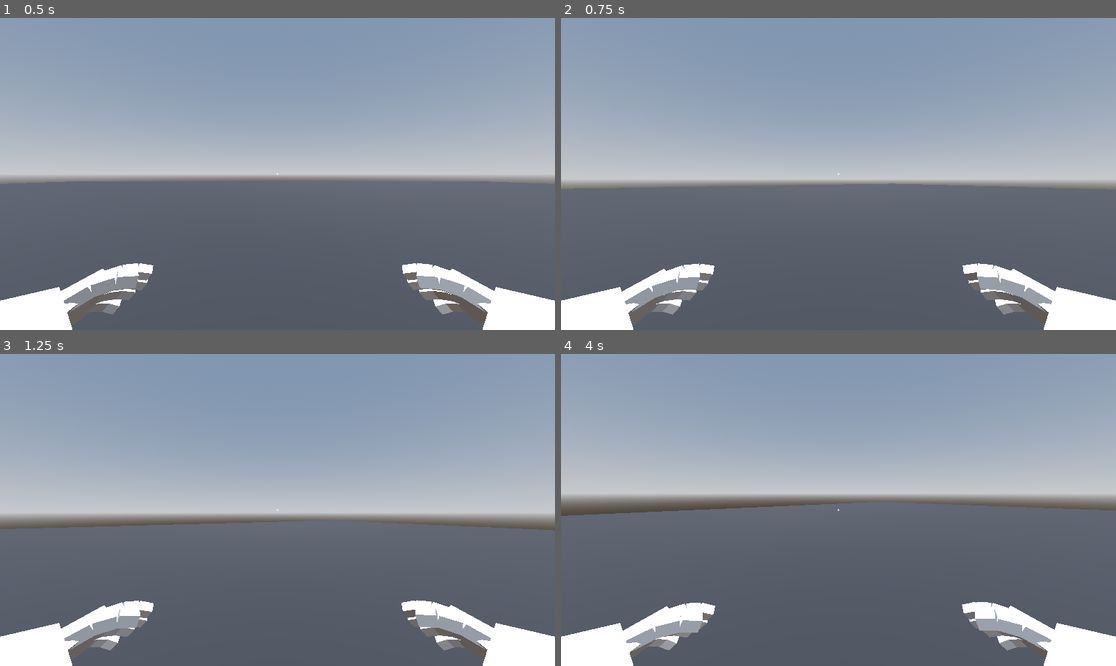
Above: before the commit, frames 1-4 (two rows, left to right).
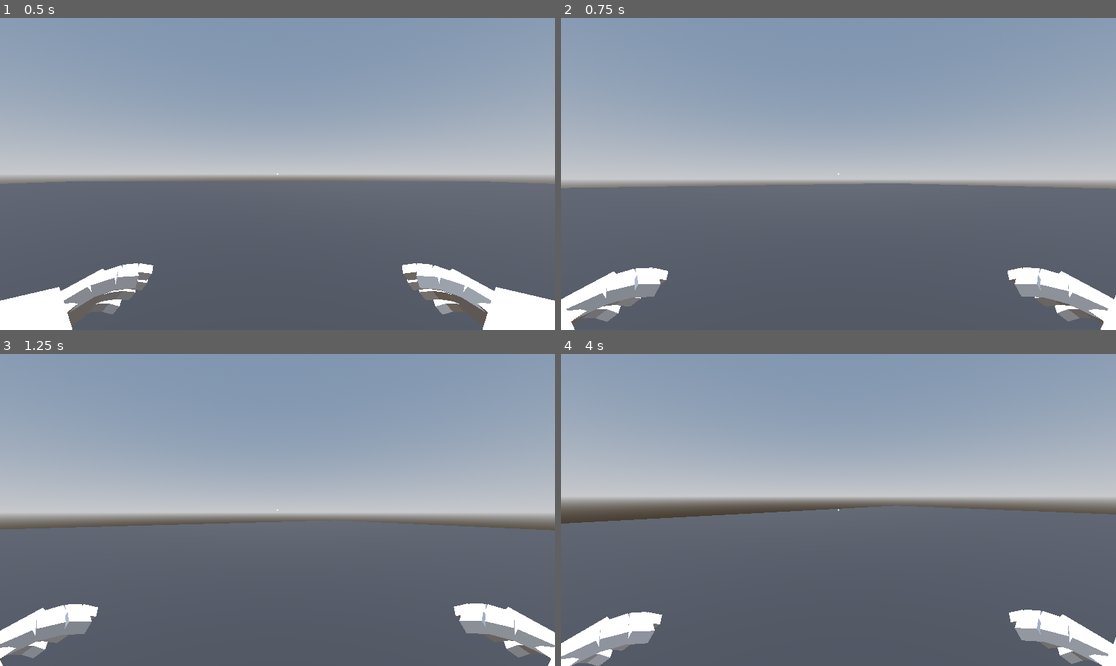
Above: after the commit, the same moments.

Repository: Agakitsune/ProjectSurgingBlood
Game: Godot game, scene res://assets/scenes/world.tscn
The game is run twice, just before and just after one commit, with the same random seed, the same clock (stepped at 60 frames per second) and the same inputs.
Inputs (mouse positions are in pixels of both pictures, inside the frame that each line leads up to):
- Up to frame 1 (0.5 s): no input
- Up to frame 2 (0.75 s): move the mouse to (866, 174) at 0.52 s; hold W (forward) from 0.53 s (still down); hold Ctrl (crouch) from 0.53 s (still down)
- Up to frame 3 (1.25 s): keep holding W (forward); keep holding Ctrl (crouch); tap Space (jump) at 0.77 s; tap Shift (sprint) at 0.8 s
- Up to frame 4 (4 s): keep holding W (forward); move the mouse to (810, 510) at 1.27 s; release Ctrl (crouch) at 1.28 s; tap Shift (sprint) at 1.35, 2.3 s; tap Space (jump) at 1.52, 3.02, 3.77 s; tap Ctrl (crouch) at 1.55, 3.05 s; move the mouse to (849, 503) at 2.02 s; hold Ctrl (crouch) 2.03-2.78 s; move the mouse to (832, 516) at 2.77 s; click (832, 516) at 2.85 s; move the mouse to (877, 513) at 3.52 s; hold Shift (sprint) from 3.53 s (still down)

Frame 1 is identical in both runs. In frame 2, 5.7% of the frame differs, in the area x 0-100%, y 53-100%; in frame 3, 6.6%; in frame 4, 8.5%, in the area x 0-100%, y 45-100%.

Commit message:
feature: Added Run Animation

Diff:
--- a/assets/scenes/player_arms.tscn
+++ b/assets/scenes/player_arms.tscn
@@ -1,12 +1,29 @@
-[gd_scene load_steps=3 format=3 uid="uid://d6yjfrebdp2r"]
+[gd_scene load_steps=7 format=3 uid="uid://d6yjfrebdp2r"]
 
 [ext_resource type="PackedScene" uid="uid://cx8y46y7hht73" path="res://assets/models/low_poly_arms.glb" id="1_2ifnq"]
 [ext_resource type="Script" path="res://assets/scripts/player_arms.gd" id="2_xkf2k"]
 
-[node name="PlayerArms" node_paths=PackedStringArray("animation_player") instance=ExtResource("1_2ifnq")]
+[sub_resource type="AnimationNodeAnimation" id="AnimationNodeAnimation_cnxbd"]
+animation = &"Idle"
+
+[sub_resource type="AnimationNodeAnimation" id="AnimationNodeAnimation_x1mml"]
+animation = &"Run"
+
+[sub_resource type="AnimationNodeBlend2" id="AnimationNodeBlend2_sokpo"]
+
+[sub_resource type="AnimationNodeBlendTree" id="AnimationNodeBlendTree_670lt"]
+graph_offset = Vector2(-810.151, 115.904)
+nodes/Idle/node = SubResource("AnimationNodeAnimation_cnxbd")
+nodes/Idle/position = Vector2(-420, 140)
+nodes/Run/node = SubResource("AnimationNodeAnimation_x1mml")
+nodes/Run/position = Vector2(-420, 280)
+nodes/RunBlend/node = SubResource("AnimationNodeBlend2_sokpo")
+nodes/RunBlend/position = Vector2(-240, 140)
+nodes/output/position = Vector2(-40, 140)
+node_connections = [&"RunBlend", 0, &"Idle", &"RunBlend", 1, &"Run", &"output", 0, &"RunBlend"]
+
+[node name="PlayerArms" instance=ExtResource("1_2ifnq")]
 script = ExtResource("2_xkf2k")
-default = &"Idle"
-animation_player = NodePath("AnimationPlayer")
 
 [node name="Skeleton3D" parent="Arms_Rig" index="0"]
 bones/1/rotation = Quaternion(-0.522416, -0.310617, -0.730009, 0.312547)
@@ -49,3 +66,8 @@
 bones/34/rotation = Quaternion(0.0050901, -0.298771, 0.498659, 0.813664)
 bones/35/rotation = Quaternion(-0.168713, -9.44867e-10, -4.22828e-08, 0.985665)
 bones/36/rotation = Quaternion(-0.168713, -6.44196e-08, 4.03727e-07, 0.985665)
+
+[node name="AnimationTree" type="AnimationTree" parent="." index="2"]
+tree_root = SubResource("AnimationNodeBlendTree_670lt")
+anim_player = NodePath("../AnimationPlayer")
+parameters/RunBlend/blend_amount = 0.0
--- a/assets/scripts/camera/first_person_camera.gd
+++ b/assets/scripts/camera/first_person_camera.gd
@@ -25,6 +25,9 @@
 
 var _c: int = 0
 var _k: float = 0.0
+
+@onready var player_arms: PlayerArms = $Camera3D/PlayerArms
+
 
 func _ready() -> void:
 	Input.mouse_mode = Input.MOUSE_MODE_CAPTURED
@@ -67,6 +70,14 @@
 	_tilt_input = 0.0
 
 
+func set_arms_parameter(anim: String, value: Variant):
+	player_arms.set_parameter(anim, value)
+
+
+func get_arms_parameter(anim: String) -> Variant:
+	return player_arms.get_parameter(anim)
+
+
 func _update_rotation(delta: float) -> void:
 	_mouse_rotation.x += _tilt_input * delta
 	_mouse_rotation.x = clamp(_mouse_rotation.x, pitch_lower_limit, pitch_upper_limit)
--- a/assets/scripts/player_arms.gd
+++ b/assets/scripts/player_arms.gd
@@ -1,13 +1,12 @@
 class_name PlayerArms
 extends Node3D
 
-@export var default: StringName
-@export var animation_player: AnimationPlayer
-
-# Called when the node enters the scene tree for the first time.
-func _ready() -> void:
-	animation_player.play(default)
+@onready var animation_tree: AnimationTree = $AnimationTree
 
 
-func play(anim: StringName, speed := 1.0, from_end := false, blend := -1.0):
-	animation_player.play(anim, blend, speed, from_end)
+func set_parameter(anim: String, value: Variant):
+	animation_tree.set("parameters/" + anim, value)
+
+
+func get_parameter(anim: String) -> Variant:
+	return animation_tree.get("parameters/" + anim)
--- a/assets/scripts/player_state_machine.gd
+++ b/assets/scripts/player_state_machine.gd
@@ -16,7 +16,7 @@
 
 	await owner.ready
 
-	PLAYER.weapon.attack_finished.connect(on_attack_finished)
+	#PLAYER.weapon.attack_finished.connect(on_attack_finished)
 
 	_current = _default
 	_current.enter("", null)
--- a/assets/scripts/states/player_states/idle_state.gd
+++ b/assets/scripts/states/player_states/idle_state.gd
@@ -5,9 +5,13 @@
 @export var acceleration: float = 0.1
 @export var deceleration: float = 0.25
 
+var _blend: float
+
 func enter(previous_state: String, state: State):
-	await _animation.animation_finished
-	_animation.pause()
+	#await _animation.animation_finished
+	#_animation.pause()
+
+	_blend = _player.camera.get_arms_parameter("RunBlend/blend_amount")
 
 
 func exit(next_state: String):
@@ -18,6 +22,10 @@
 	_player.update_gravity(delta)
 	_player.update_input(speed, acceleration, deceleration)
 	_player.update_velocity()
+
+	if _blend > 0.0:
+		_blend -= delta * 5
+		_player.camera.set_arms_parameter("RunBlend/blend_amount", max(_blend, 0.0))
 
 	#_weapon.idle(delta)
 	#_weapon.mouse(delta)
@@ -37,7 +45,7 @@
 				delegated.emit("CrouchState")
 
 	if _player.velocity.length_squared() > 0.0 and on_floor:
-		delegated.emit("WalkState")
+		delegated.emit("SprintState")
 
 	if Input.is_action_just_pressed("jump") and on_floor:
 		delegated.emit("JumpState")
--- a/assets/scripts/states/player_states/sprint_state.gd
+++ b/assets/scripts/states/player_states/sprint_state.gd
@@ -5,9 +5,13 @@
 @export var acceleration: float = 0.1
 @export var deceleration: float = 0.25
 
+var _blend: float
+
 func enter(previous_state: String, state: State):
-	_animation.play("PreSprint", -1, 1.0)
-	_animation.queue("Sprint")
+	#_animation.play("PreSprint", -1, 1.0)
+	#_animation.queue("Sprint")
+
+	_blend = _player.camera.get_arms_parameter("RunBlend/blend_amount")
 
 
 func exit(next_state: String):
@@ -19,6 +23,10 @@
 	_player.update_input(self.speed, acceleration, deceleration)
 	_player.update_velocity()
 
+	if _blend < 1.0:
+		_blend += delta * 5
+		_player.camera.set_arms_parameter("RunBlend/blend_amount", min(_blend, 1.0))
+
 	#_weapon.bob(delta, speed, 0.02)
 	#_weapon.mouse(delta)
 	#_weapon.update(delta)
@@ -29,14 +37,14 @@
 	set_animation_speed(speed)
 
 	if speed == 0.0:
-		_animation.get_animation("ToIdle").track_set_key_value(0, 0, _player.camera.position)
-		_animation.get_animation("ToIdle").track_set_key_value(1, 0, _player.camera.rotation)
-		_animation.play("ToIdle")
+		#_animation.get_animation("ToIdle").track_set_key_value(0, 0, _player.camera.position)
+		#_animation.get_animation("ToIdle").track_set_key_value(1, 0, _player.camera.rotation)
+		#_animation.play("ToIdle")
 
 		delegated.emit("IdleState")
 
-	if Input.is_action_just_released("sprint"):
-		delegated.emit("WalkState")
+	#if Input.is_action_just_released("sprint"):
+		#delegated.emit("WalkState")
 
 	if speed > 6.0:
 		match Globals.option.crouch:
Binary file changed: assets/models/low_poly_arms.glb
Not shown, changed: .gitignore
